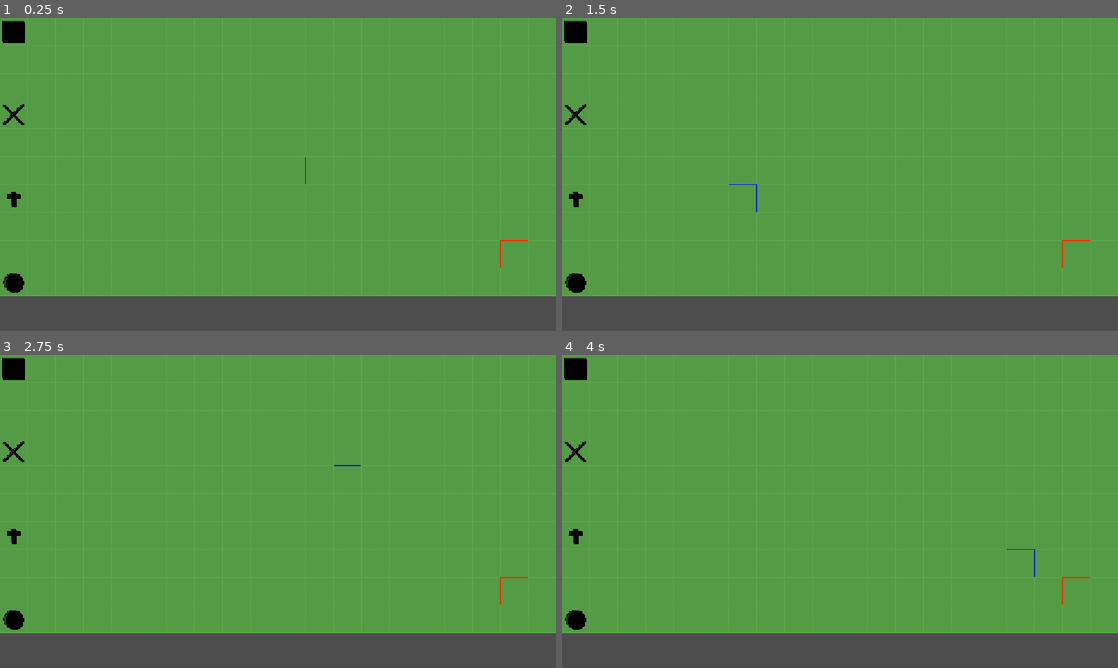
Above: before the commit, frames 1-4 (two rows, left to right).
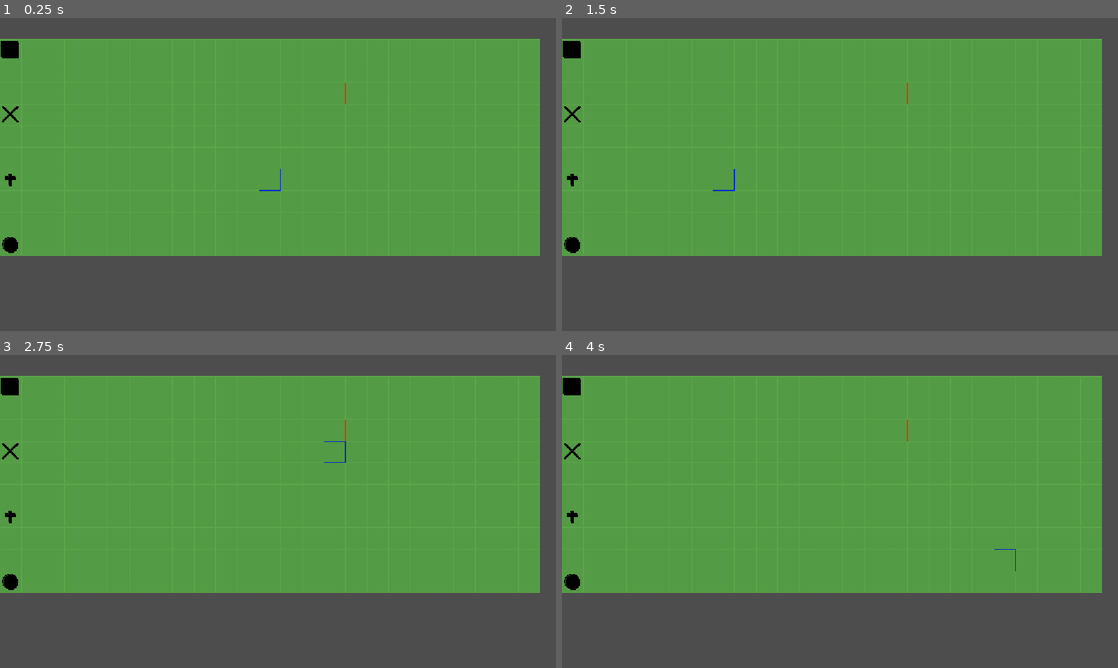
Above: after the commit, the same moments.

Repository: R0dr1go2oo3/Godot-4.7-LastEmissary
Game: Godot game, scene res://main.tscn
Same seed, same stepped clock (60 frames per second), same inputs: the game is played once before the commit and once after it.
Inputs (mouse positions are in pixels of both pictures, inside the frame that each line leads up to):
- Up to frame 1 (0.25 s): no input
- Up to frame 2 (1.5 s): move the mouse to (962, 158) at 0.52 s; click (962, 158) at 0.67 s; move the mouse to (728, 190) at 1.27 s; click (728, 190) at 1.42 s
- Up to frame 3 (2.75 s): move the mouse to (333, 442) at 2.02 s; click (333, 442) at 2.17 s
- Up to frame 4 (4 s): move the mouse to (812, 574) at 2.77 s; click (812, 574) at 2.92 s; move the mouse to (1006, 558) at 3.52 s; click (1006, 558) at 3.67 s

The runs differ from the first frame. In frame 1, 22% of the frame differs, in the area x 0-100%, y 0-89%; in frame 2, 22%; in frame 3, 22%; in frame 4, 22%.

Commit message:
primer movimento de paladin

Diff:
--- a/main.tscn
+++ b/main.tscn
@@ -12,59 +12,133 @@
 [ext_resource type="PackedScene" uid="uid://chcrqv68kpbny" path="res://sumo.tscn" id="10_4c57u"]
 [ext_resource type="PackedScene" uid="uid://bs216c40nqwg4" path="res://robot.tscn" id="11_efxa6"]
 
-[sub_resource type="TileSetAtlasSource" id="TileSetAtlasSource_272bh"]
+[sub_resource type="TileSetAtlasSource" id="TileSetAtlasSource_4c57u"]
+texture = ExtResource("1_0xm2m")
+texture_region_size = Vector2i(64, 64)
+0:0/0 = 0
+1:0/0 = 0
+2:0/0 = 0
+3:0/0 = 0
+0:1/0 = 0
+1:1/0 = 0
+2:1/0 = 0
+3:1/0 = 0
+0:2/0 = 0
+1:2/0 = 0
+2:2/0 = 0
+3:2/0 = 0
+0:3/0 = 0
+1:3/0 = 0
+2:3/0 = 0
+3:3/0 = 0
+
+[sub_resource type="TileSetAtlasSource" id="TileSetAtlasSource_efxa6"]
+texture = ExtResource("2_h2yge")
+texture_region_size = Vector2i(64, 64)
+0:0/0 = 0
+1:0/0 = 0
+2:0/0 = 0
+3:0/0 = 0
+0:1/0 = 0
+3:1/0 = 0
+0:2/0 = 0
+3:2/0 = 0
+0:3/0 = 0
+1:3/0 = 0
+2:3/0 = 0
+3:3/0 = 0
+
+[sub_resource type="TileSetAtlasSource" id="TileSetAtlasSource_dg77c"]
+texture = ExtResource("3_h2yge")
+texture_region_size = Vector2i(64, 64)
+0:0/0 = 0
+1:0/0 = 0
+2:0/0 = 0
+3:0/0 = 0
+0:1/0 = 0
+3:1/0 = 0
+0:2/0 = 0
+3:2/0 = 0
+0:3/0 = 0
+1:3/0 = 0
+2:3/0 = 0
+3:3/0 = 0
+
+[sub_resource type="TileSet" id="TileSet_wyeb1"]
+tile_size = Vector2i(64, 64)
+sources/0 = SubResource("TileSetAtlasSource_4c57u")
+sources/1 = SubResource("TileSetAtlasSource_efxa6")
+sources/2 = SubResource("TileSetAtlasSource_dg77c")
+
+[sub_resource type="TileSetAtlasSource" id="TileSetAtlasSource_ycdy4"]
 texture = ExtResource("1_0xm2m")
 texture_region_size = Vector2i(64, 64)
 0:0/0 = 0
 
-[sub_resource type="TileSetAtlasSource" id="TileSetAtlasSource_h2yge"]
+[sub_resource type="TileSetAtlasSource" id="TileSetAtlasSource_w48qg"]
 texture = ExtResource("2_h2yge")
 texture_region_size = Vector2i(64, 64)
 0:0/0 = 0
 
-[sub_resource type="TileSetAtlasSource" id="TileSetAtlasSource_1bvp3"]
+[sub_resource type="TileSetAtlasSource" id="TileSetAtlasSource_vivmo"]
 texture = ExtResource("3_h2yge")
 texture_region_size = Vector2i(64, 64)
 0:0/0 = 0
 
-[sub_resource type="TileSet" id="TileSet_ry7xg"]
+[sub_resource type="TileSet" id="TileSet_efxa6"]
 tile_size = Vector2i(64, 64)
-terrain_set_0/mode = 0
-terrain_set_0/terrain_0/name = "Terrain 0"
-terrain_set_0/terrain_0/color = Color(0.5, 0.34375, 0.25, 1)
-sources/1 = SubResource("TileSetAtlasSource_h2yge")
-sources/2 = SubResource("TileSetAtlasSource_1bvp3")
-sources/0 = SubResource("TileSetAtlasSource_272bh")
+sources/0 = SubResource("TileSetAtlasSource_ycdy4")
+sources/1 = SubResource("TileSetAtlasSource_w48qg")
+sources/2 = SubResource("TileSetAtlasSource_vivmo")
 
-[node name="Main" type="Node2D" unique_id=906222005]
+[sub_resource type="TileSetAtlasSource" id="TileSetAtlasSource_2cqfq"]
+texture = ExtResource("1_0xm2m")
+texture_region_size = Vector2i(64, 64)
+0:0/0 = 0
+
+[sub_resource type="TileSetAtlasSource" id="TileSetAtlasSource_yaehf"]
+texture = ExtResource("2_h2yge")
+texture_region_size = Vector2i(64, 64)
+0:0/0 = 0
+
+[sub_resource type="TileSetAtlasSource" id="TileSetAtlasSource_074og"]
+texture = ExtResource("3_h2yge")
+texture_region_size = Vector2i(64, 64)
+0:0/0 = 0
+
+[sub_resource type="TileSet" id="TileSet_dg77c"]
+tile_size = Vector2i(64, 64)
+sources/0 = SubResource("TileSetAtlasSource_2cqfq")
+sources/1 = SubResource("TileSetAtlasSource_yaehf")
+sources/2 = SubResource("TileSetAtlasSource_074og")
+
+[node name="Main" type="Node2D" unique_id=1992131558]
 script = ExtResource("1_272bh")
 
-[node name="scenarios" type="Node2D" parent="." unique_id=460417549]
+[node name="scenarios" type="Node2D" parent="." unique_id=1707457842]
 
-[node name="fulltile" type="TileMapLayer" parent="scenarios" unique_id=290809916]
-tile_set = SubResource("TileSet_ry7xg")
+[node name="fullTile" type="TileMapLayer" parent="scenarios" unique_id=980026092]
+tile_set = SubResource("TileSet_wyeb1")
 script = ExtResource("4_1bvp3")
 
-[node name="emptytile" type="TileMapLayer" parent="scenarios" unique_id=146475248]
-z_index = 1
-tile_set = SubResource("TileSet_ry7xg")
+[node name="emptyTile" type="TileMapLayer" parent="scenarios" unique_id=400335235]
+tile_set = SubResource("TileSet_efxa6")
 script = ExtResource("5_7mycd")
 
-[node name="selecttile" type="TileMapLayer" parent="scenarios" unique_id=1649995034]
-z_index = 2
-tile_set = SubResource("TileSet_ry7xg")
+[node name="selectTile" type="TileMapLayer" parent="scenarios" unique_id=1367098504]
+tile_set = SubResource("TileSet_dg77c")
 script = ExtResource("6_272bh")
 
-[node name="characters" type="Node2D" parent="." unique_id=1772016769]
+[node name="characters" type="Node2D" parent="." unique_id=683362212]
 
-[node name="paladin" parent="characters" unique_id=1405217417 instance=ExtResource("8_5vw27")]
+[node name="Paladin" parent="characters" unique_id=1405217417 instance=ExtResource("8_5vw27")]
 
-[node name="ninja" parent="characters" unique_id=288799154 instance=ExtResource("9_kek77")]
+[node name="Ninja" parent="characters" unique_id=288799154 instance=ExtResource("9_kek77")]
 
-[node name="sumo" parent="characters" unique_id=817593643 instance=ExtResource("10_4c57u")]
+[node name="Sumo" parent="characters" unique_id=817593643 instance=ExtResource("10_4c57u")]
 
-[node name="robot" parent="characters" unique_id=1519225630 instance=ExtResource("11_efxa6")]
+[node name="Robot" parent="characters" unique_id=1519225630 instance=ExtResource("11_efxa6")]
 
-[node name="Camera2D" type="Camera2D" parent="." unique_id=807470146]
-position = Vector2(640, 361)
-zoom = Vector2(0.9, 0.9)
+[node name="Camera2D" type="Camera2D" parent="." unique_id=1145108508]
+position = Vector2(824, 400)
+zoom = Vector2(0.7, 0.7)
--- a/ninja.tscn
+++ b/ninja.tscn
@@ -31,7 +31,7 @@
 "texture": SubResource("AtlasTexture_bvjue")
 }],
 "loop": 1,
-"name": &"default",
+"name": &"staticNinja",
 "speed": 5.0
 }]
 
@@ -47,3 +47,5 @@
 [node name="AnimatedSprite2D" type="AnimatedSprite2D" parent="CharacterBody2D" unique_id=1370418392]
 texture_filter = 1
 sprite_frames = SubResource("SpriteFrames_wyeb1")
+animation = &"staticNinja"
+autoplay = "staticNinja"
--- a/paladin.tscn
+++ b/paladin.tscn
@@ -32,7 +32,7 @@
 "texture": SubResource("AtlasTexture_lfpmk")
 }],
 "loop": 1,
-"name": &"default",
+"name": &"staticPaladiin",
 "speed": 5.0
 }]
 
@@ -41,6 +41,7 @@
 script = ExtResource("1_hn4rh")
 
 [node name="CharacterBody2D" type="CharacterBody2D" parent="." unique_id=517448268]
+texture_filter = 1
 
 [node name="CollisionShape2D" type="CollisionShape2D" parent="CharacterBody2D" unique_id=2123742865]
 shape = SubResource("CapsuleShape2D_xj23c")
@@ -48,3 +49,5 @@
 [node name="AnimatedSprite2D" type="AnimatedSprite2D" parent="CharacterBody2D" unique_id=1477382752]
 texture_filter = 1
 sprite_frames = SubResource("SpriteFrames_wyeb1")
+animation = &"staticPaladiin"
+autoplay = "staticPaladiin"
--- a/project.godot
+++ b/project.godot
@@ -16,6 +16,7 @@
 
 [display]
 
+window/size/mode=3
 window/stretch/mode="canvas_items"
 window/stretch/aspect="expand"
 
--- a/robot.tscn
+++ b/robot.tscn
@@ -31,7 +31,7 @@
 "texture": SubResource("AtlasTexture_ru5oq")
 }],
 "loop": 1,
-"name": &"default",
+"name": &"staticRobot",
 "speed": 5.0
 }]
 
@@ -47,3 +47,5 @@
 [node name="AnimatedSprite2D" type="AnimatedSprite2D" parent="CharacterBody2D" unique_id=1496072624]
 texture_filter = 1
 sprite_frames = SubResource("SpriteFrames_wyeb1")
+animation = &"staticRobot"
+autoplay = "staticRobot"
--- a/scripts/fulltile.gd
+++ b/scripts/fulltile.gd
@@ -1,6 +1,6 @@
 extends TileMapLayer
 
-const ROWS := 20
+const ROWS := 25
 const COLUMNS := 10
 
 var grid := {}
@@ -21,3 +21,13 @@
 
 			# Tile ID 0
 			set_cell(cell, 0, Vector2i(0, 0), 0)
+
+
+func is_inside_board(cell: Vector2i) -> bool:
+
+	return (
+		cell.x >= 0
+		and cell.x < ROWS
+		and cell.y >= 0
+		and cell.y < COLUMNS
+	)
--- a/scripts/main.gd
+++ b/scripts/main.gd
@@ -1,8 +1,12 @@
-extends Node
+extends Node2D
 
-@onready var full_tile: TileMapLayer = $scenarios/fulltile
-@onready var empty_tile: TileMapLayer = $scenarios/emptytile
-@onready var select_tile: TileMapLayer = $scenarios/selecttile
+@onready var full_tile: TileMapLayer = $scenarios/fullTile
+@onready var empty_tile: TileMapLayer = $scenarios/emptyTile
+@onready var select_tile: TileMapLayer = $scenarios/selectTile
+
+@onready var paladin = $characters/Paladin
+
+var selected_character = null
 
 var spawn_cells := [
 	Vector2i(0, 0),
@@ -15,21 +19,41 @@
 
 	randomize()
 
-	# Crear el tablero
 	full_tile.crear_tablero()
 
-	# El EmptyTile toma como referencia el tablero
 	empty_tile.base_layer = full_tile
-
-	# select_tile también usa el tablero
-	# select_tile.base_layer = full_tile
 
 	select_tile.pintar_random()
 
-	# Posiciones iniciales aleatorias de los personajes
 	spawn_cells.shuffle()
 
-	$characters/ninja.spawn(spawn_cells[0], full_tile)
-	$characters/paladin.spawn(spawn_cells[1], full_tile)
-	$characters/sumo.spawn(spawn_cells[2], full_tile)
-	$characters/robot.spawn(spawn_cells[3], full_tile)
+	$characters/Ninja.spawn(spawn_cells[0], full_tile)
+	paladin.spawn(spawn_cells[1], full_tile)
+	$characters/Sumo.spawn(spawn_cells[2], full_tile)
+	$characters/Robot.spawn(spawn_cells[3], full_tile)
+
+
+func _unhandled_input(event):
+
+	if event is InputEventMouseButton \
+	and event.button_index == MOUSE_BUTTON_LEFT \
+	and event.pressed:
+
+		var mouse_global = full_tile.get_global_mouse_position()
+		var mouse_local = full_tile.to_local(mouse_global)
+		var cell = full_tile.local_to_map(mouse_local)
+
+		# Seleccionar el paladín
+		if selected_character == null:
+
+			if cell == paladin.current_cell:
+				selected_character = paladin
+				paladin.selected = true
+				print("Paladín seleccionado")
+
+		# Mover el paladín
+		else:
+
+			selected_character.move_to(cell)
+			selected_character.selected = false
+			selected_character = null
--- a/scripts/paladin.gd
+++ b/scripts/paladin.gd
@@ -1,4 +1,29 @@
 extends Node2D
 
-func spawn(cell: Vector2i, board: TileMapLayer):
+var board: TileMapLayer
+var current_cell: Vector2i
+
+var selected := false
+
+
+func spawn(cell: Vector2i, board_layer: TileMapLayer):
+
+	board = board_layer
+	current_cell = cell
+
 	position = board.map_to_local(cell)
+
+
+func move_to(cell: Vector2i):
+
+	# No salir del tablero
+	if cell.x < 0 or cell.x >= board.ROWS:
+		return
+
+	if cell.y < 0 or cell.y >= board.COLUMNS:
+		return
+
+	current_cell = cell
+	position = board.map_to_local(cell)
+
+	print("Paladín movido a ", cell)
--- a/scripts/selecttile.gd
+++ b/scripts/selecttile.gd
@@ -2,7 +2,7 @@
 
 func pintar_random():
 	var cell := Vector2i(
-		randi_range(0, 19),
+		randi_range(0, 24),
 		randi_range(0, 9)
 	)
 
--- a/sumo.tscn
+++ b/sumo.tscn
@@ -31,7 +31,7 @@
 "texture": SubResource("AtlasTexture_niwi4")
 }],
 "loop": 1,
-"name": &"default",
+"name": &"staticSumo",
 "speed": 5.0
 }]
 
@@ -47,3 +47,5 @@
 [node name="AnimatedSprite2D" type="AnimatedSprite2D" parent="CharacterBody2D" unique_id=1097677537]
 texture_filter = 1
 sprite_frames = SubResource("SpriteFrames_wyeb1")
+animation = &"staticSumo"
+autoplay = "staticSumo"
